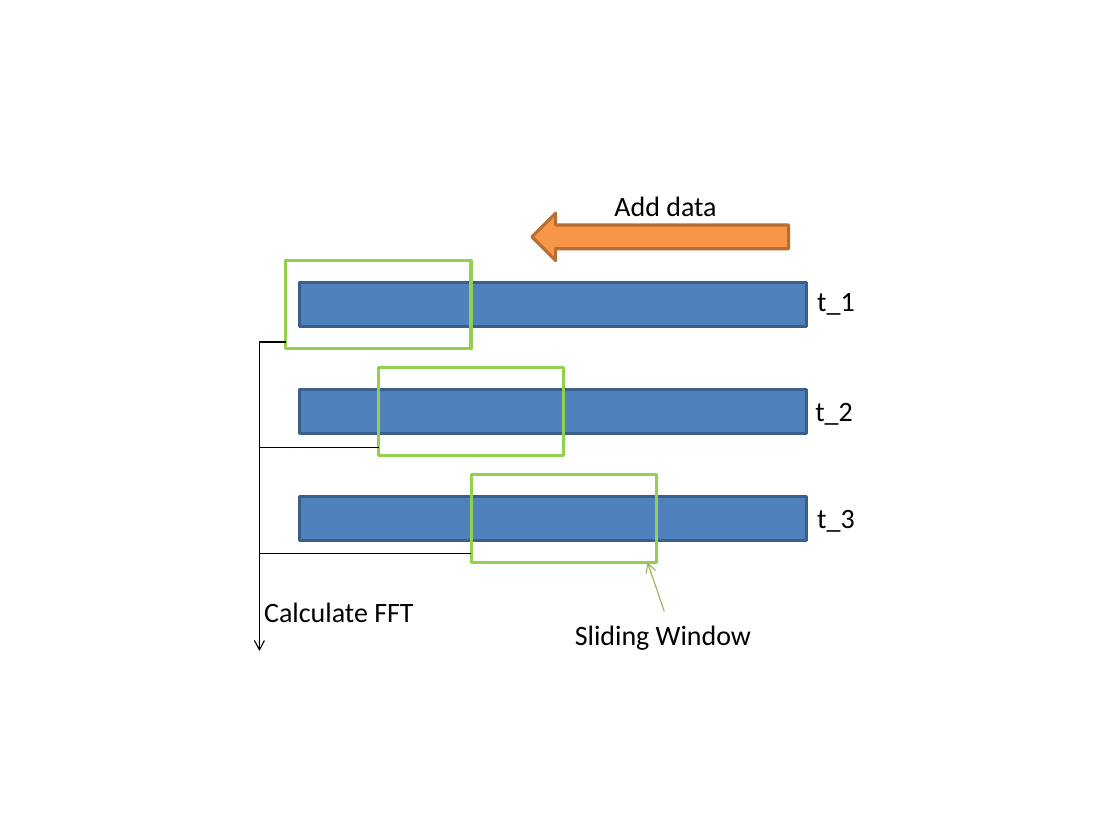
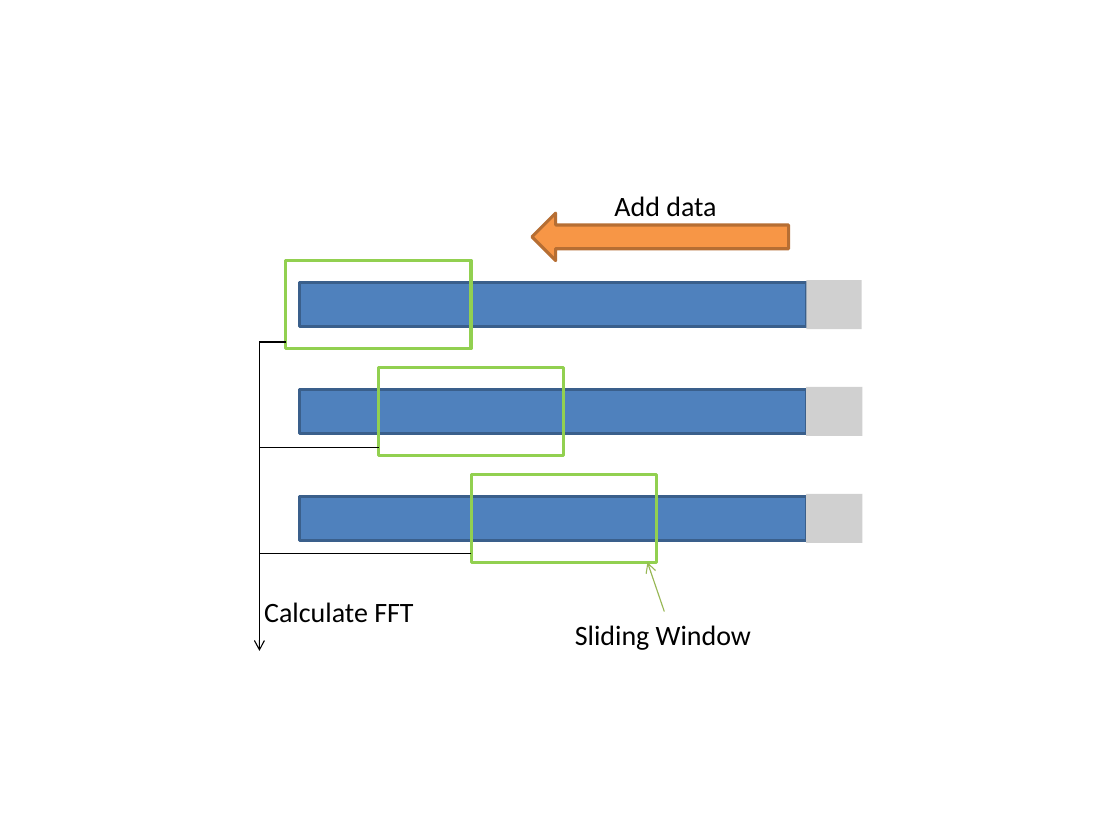
Before and after one commit to UbiquitousComputingSS14/Documentation, a slide deck: slide 30 of res/HeartRateMonitor.pptx. Drawn at 1120x840 pixels with LibreOffice and Linux fonts; fonts in the diff are those of the drawing; grey boxes stand for pictures. Boxes give left, top, right and bottom in pixels: in the first picture for what was removed or moved away, otherwise in the second. Text is boxed around its words. In the diff, an @@ line names an element or a change of style, - is before the commit and + after.

```diff
--- a/res/HeartRateMonitor.pptx
+++ b/res/HeartRateMonitor.pptx
@@ picture added at bbox=[806, 280, 862, 329] @@
@@ text removed at bbox=[817, 293, 854, 315] @@
-t_1
@@ picture added at bbox=[806, 386, 862, 436] @@
@@ text removed at bbox=[815, 403, 852, 425] @@
-t_2
@@ picture added at bbox=[806, 494, 862, 543] @@
@@ text removed at bbox=[817, 510, 854, 532] @@
-t_3
```
Also in this commit, not shown: 2 slides added, 1 other file.
